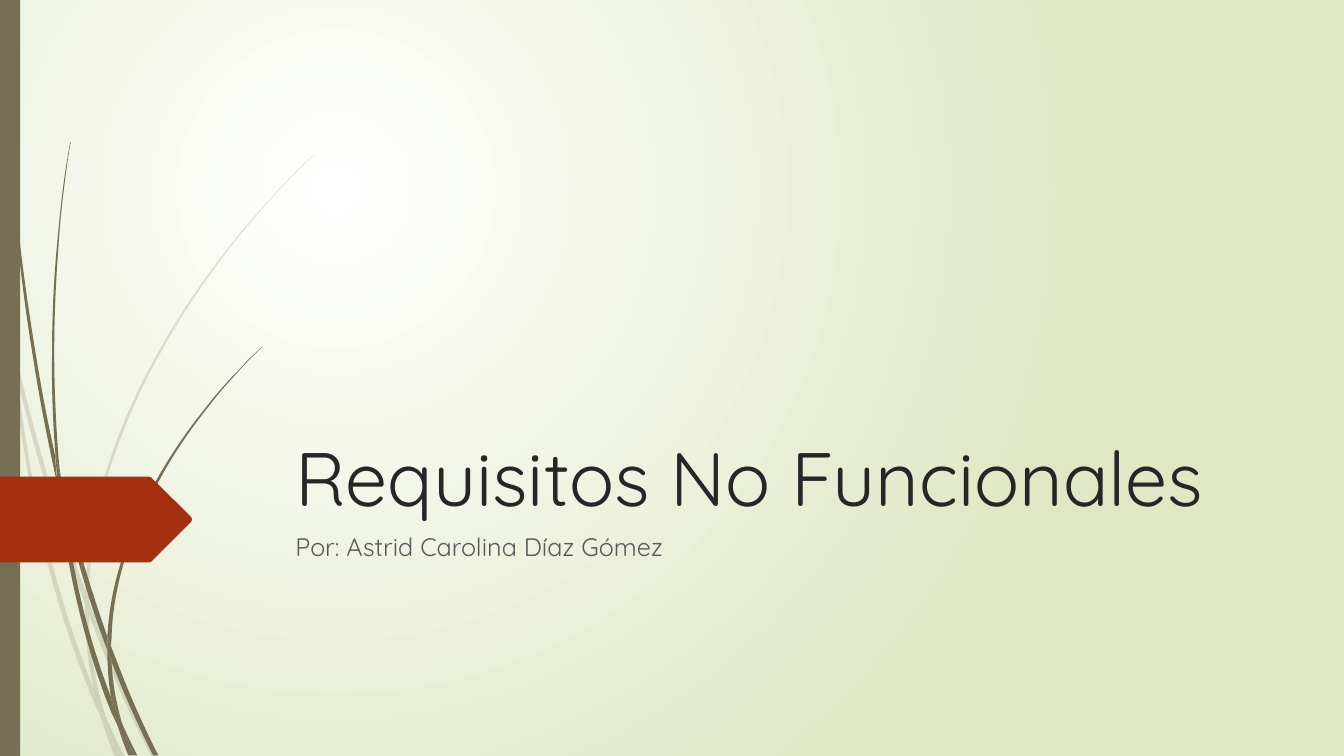
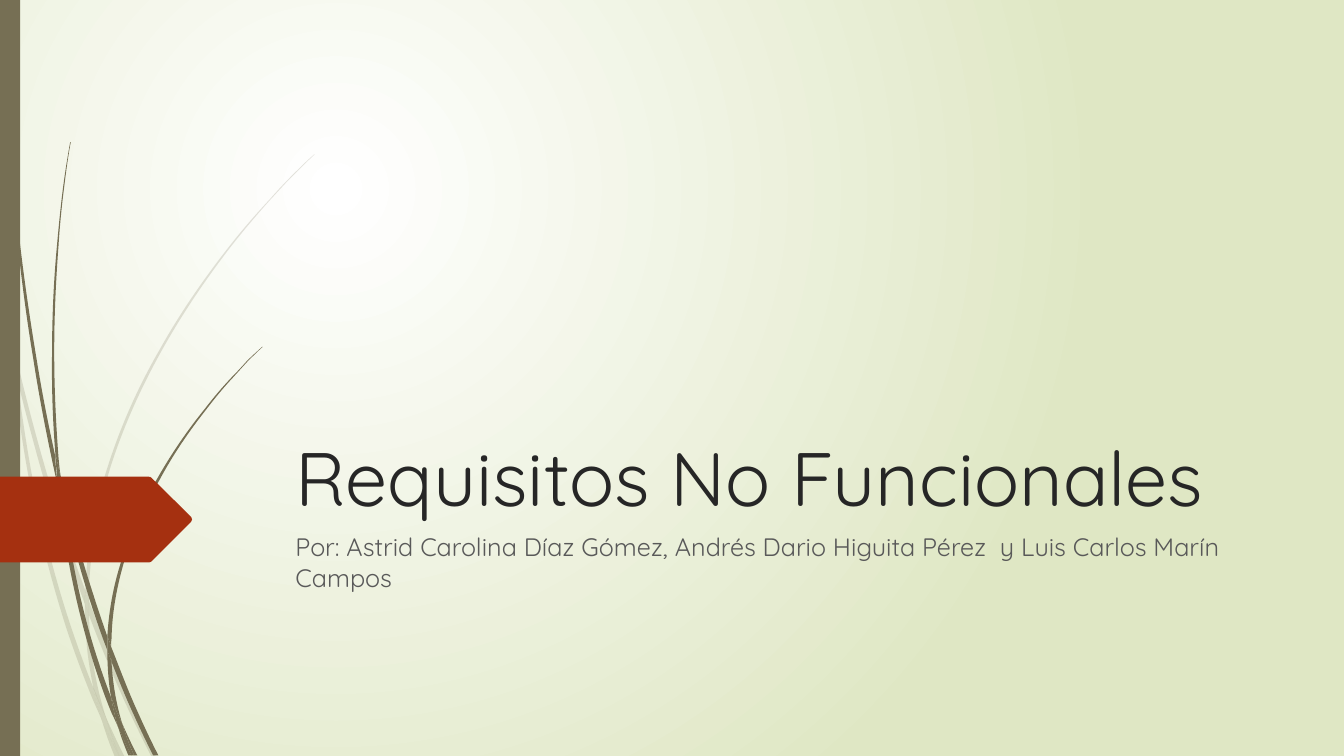
Before and after one commit to CaroGomez/AloneInTheDark, a slide deck: slide 1 of Documentos/RNF.pptx. Drawn at 1344x756 pixels with LibreOffice and Linux fonts; fonts in the diff are those of the drawing. Boxes give left, top, right and bottom in pixels: in the first picture for what was removed or moved away, otherwise in the second. Text is boxed around its words. In the diff, an @@ line names an element or a change of style, - is before the commit and + after.

```diff
--- a/Documentos/RNF.pptx
+++ b/Documentos/RNF.pptx
@@ subtitle at box(295, 537, 1219, 592): text changed @@
-Por: Astrid Carolina Díaz Gómez
+Por: Astrid Carolina Díaz Gómez, Andrés Dario Higuita Pérez y Luis Carlos Marín Campos
```
Also in this commit, not shown: 1 other file.
